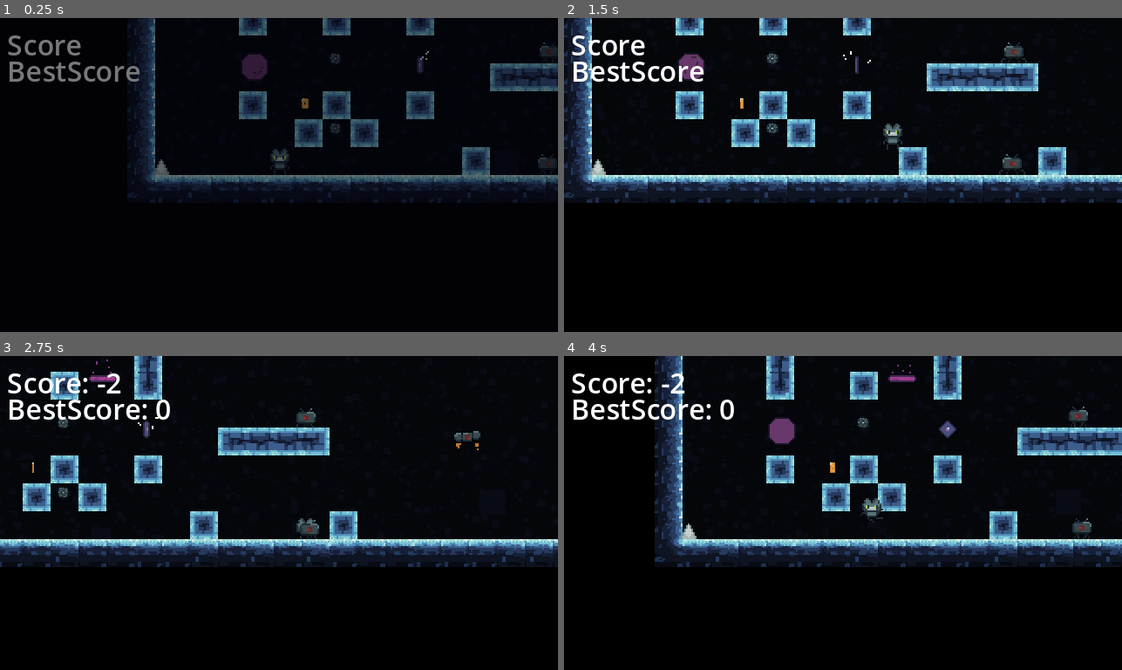
Above: before the commit, frames 1-4 (two rows, left to right).
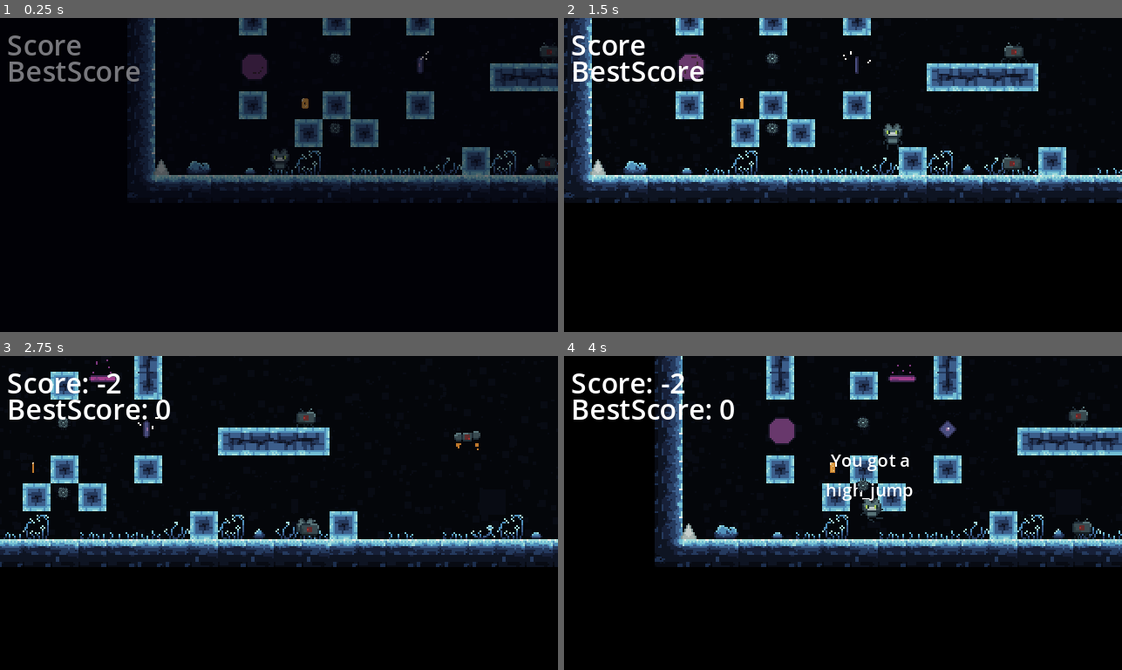
Above: after the commit, the same moments.

Repository: RonanDorn/RoboCatPlatformer
Game: Godot game, scene res://scenes/levels/test_level.tscn
Same seed, same stepped clock (60 frames per second), same inputs: the game is played once before the commit and once after it. This scene is started directly instead of the project's main scene.
Inputs:
- Up to frame 1 (0.25 s): no input
- Up to frame 2 (1.5 s): hold S (s) 0.53-1.28 s; hold D (right) from 0.53 s (still down); tap Space (jump) at 0.77, 0.8, 1.07, 1.35 s
- Up to frame 3 (2.75 s): tap Space (jump) at 1.52, 1.82, 2.3 s; tap S (s) at 1.55 s; release D (right) at 2.03 s; hold A (left) from 2.03 s (still down); hold S (s) from 2.03 s (still down)
- Up to frame 4 (4 s): release A (left) at 2.78 s; release S (s) at 2.78 s; hold D (right) from 2.78 s (still down); tap S (s) at 2.85 s; tap Space (jump) at 3.02, 3.32, 3.6, 3.77 s

The runs differ from the first frame. In frame 1, 0.6% of the frame differs, in the area x 33-100%, y 42-50%; in frame 2, 0.7%; in frame 3, 0.7%; in frame 4, 1.3%, in the area x 26-100%, y 31-59%.

Commit message:
SmallStaff

Diff:
--- a/character/player.gd
+++ b/character/player.gd
@@ -6,9 +6,10 @@
 @onready var coyote_timer			: Timer				 = $Timers/CoyoteTimer
 @onready var jump_buffer			: Timer				 = $Timers/JumpBuffer
 @onready var jump_timer				: Timer				 = $Timers/JumpTimer
-@onready var notification_timer		: Timer				 = $Timers/NotificationTimer
 @onready var portal_immune_timer	: Timer				 = $Timers/PortalImmuneTimer
 @onready var anim					: AnimatedSprite2D	 = $AnimatedSprite2D
+@onready var animation_player		:AnimationPlayer	 = $AnimationPlayer
+@onready var notification			:Label				 = $Notification
 
 @onready var checkpoint				: Vector2			 = self.position
 
@@ -25,7 +26,7 @@
 @export var extra_gravity			: int				 = 50
 @export var slide_speed				: int				 = 400
 @export var slide_acceleration		: int				 = 50
-@export var wall_jump_impulse		: Vector2			 = Vector2(45, -250)
+@export var wall_jump_impulse		: Vector2			 = Vector2(200, -250)
 
 var gravity						: int					 = 785
 var direction					: int
@@ -40,6 +41,7 @@
 	GlobalEvents.enter_in_hit_box.connect(hit_box)
 	GlobalEvents.new_checkpoint.connect(checkpoint_update)
 	GlobalEvents.send_portal_coord.connect(portal_to)
+	GlobalEvents.active_skill.connect(notification_skill)
 
 func _physics_process(delta):
 	direction = Input.get_axis("left", "right")
@@ -80,7 +82,7 @@
 			anim.play("idle")
 			velocity.x = move_toward(velocity.x, 0, friction * delta)
 
-		want_to_jump(delta)
+		want_to_jump()
 
 	elif !is_on_floor() and coyote_timer.time_left == 0:
 		current_state = STATE.FALL
@@ -89,7 +91,7 @@
 	if !is_on_floor():
 
 		if Input.is_action_just_released("jump") and !is_on_floor() and velocity.y < jump_cut_impulse:
-			cut_jump(delta)
+			cut_jump()
 
 		if direction != 0:
 			velocity.x = move_toward(velocity.x, speed * direction, air_acceleration * delta)
@@ -128,8 +130,8 @@
 		velocity.x = 0
 		velocity.y = move_toward(0, slide_speed, slide_acceleration)
 
-		if Input.is_action_just_pressed("jump") and direction == get_wall_normal().x and GameData.wall_jump:
-			velocity.x = wall_jump_impulse.x * direction
+		if Input.is_action_just_pressed("jump") and GameData.skills.wall_jump:
+			velocity.x = wall_jump_impulse.x * get_wall_normal().x
 			velocity.y = wall_jump_impulse.y
 			anim.play("wallJump")
 			current_state = STATE.FALL
@@ -144,29 +146,29 @@
 	self.global_position = checkpoint
 	current_state = STATE.MOVEMENT
 
-func want_to_jump(delta):
+func want_to_jump():
 
 	if Input.is_action_just_pressed("jump"):
 		if GameData.skills.high_jump and Input.is_action_pressed("s"):
-			high_jump(delta)
+			high_jump()
 		elif Input.is_action_just_pressed("jump"):
-			jump(delta)
+			jump()
 		else :
-			cut_jump(delta)
+			cut_jump()
 	if Input.is_action_just_released("jump"):
-		cut_jump(delta)
-
-func high_jump(delta):
+		cut_jump()
+
+func high_jump():
 	anim.play("jump")
 	is_jumping = true
 	velocity.y += high_jump_impulse
 
-func jump(delta):
+func jump():
 	anim.play("jump")
 	is_jumping = true
 	velocity.y += jump_impulse
 
-func cut_jump(delta):
+func cut_jump():
 	anim.play("jump")
 	is_cut_jump = true
 	velocity.y = jump_cut_impulse
@@ -209,9 +211,19 @@
 	if checkpoint !=checkpoint_position:
 		checkpoint = checkpoint_position
 		GlobalEvents.show_checkpoint_label.emit()
+		show_notification("CheckPoint")
 
 func portal_to(linked_portal_coordinate):
 	if portal_immune_timer.time_left == 0:
 		print("immune_timer")
 		self.position = linked_portal_coordinate
 		portal_immune_timer.start()
+
+func notification_skill(skill):
+	show_notification(skill)
+
+func show_notification(string):
+	notification.text = "You got a " + string
+	animation_player.play("NotificationOn")
+	await animation_player.animation_finished
+	animation_player.play("RESET")
--- a/character/player.tscn
+++ b/character/player.tscn
@@ -505,6 +505,43 @@
 [sub_resource type="RectangleShape2D" id="RectangleShape2D_vt7ge"]
 size = Vector2(7, 12)
 
+[sub_resource type="Animation" id="Animation_ogf78"]
+resource_name = "NotificationOn"
+length = 1.5
+tracks/0/type = "value"
+tracks/0/imported = false
+tracks/0/enabled = true
+tracks/0/path = NodePath("Notification:visible")
+tracks/0/interp = 1
+tracks/0/loop_wrap = true
+tracks/0/keys = {
+"times": PackedFloat32Array(0, 1.5),
+"transitions": PackedFloat32Array(1, 1),
+"update": 1,
+"values": [true, true]
+}
+
+[sub_resource type="Animation" id="Animation_s4fb3"]
+length = 0.001
+tracks/0/type = "value"
+tracks/0/imported = false
+tracks/0/enabled = true
+tracks/0/path = NodePath("Notification:visible")
+tracks/0/interp = 1
+tracks/0/loop_wrap = true
+tracks/0/keys = {
+"times": PackedFloat32Array(0),
+"transitions": PackedFloat32Array(1),
+"update": 1,
+"values": [false]
+}
+
+[sub_resource type="AnimationLibrary" id="AnimationLibrary_olkck"]
+_data = {
+"NotificationOn": SubResource("Animation_ogf78"),
+"RESET": SubResource("Animation_s4fb3")
+}
+
 [node name="Player" type="CharacterBody2D"]
 collision_layer = 2
 safe_margin = 0.1
@@ -531,10 +568,6 @@
 one_shot = true
 
 [node name="JumpTimer" type="Timer" parent="Timers"]
-one_shot = true
-
-[node name="NotificationTimer" type="Timer" parent="Timers"]
-wait_time = 1.5
 one_shot = true
 
 [node name="PortalImmuneTimer" type="Timer" parent="Timers"]
@@ -550,3 +583,20 @@
 drag_right_margin = 0.1
 
 [node name="Score" parent="." instance=ExtResource("10_eikmi")]
+
+[node name="Notification" type="Label" parent="."]
+visible = false
+offset_left = -46.0
+offset_top = -43.0
+offset_right = 46.0
+offset_bottom = -17.0
+theme_override_font_sizes/font_size = 10
+text = "Notification"
+horizontal_alignment = 1
+vertical_alignment = 1
+autowrap_mode = 2
+
+[node name="AnimationPlayer" type="AnimationPlayer" parent="."]
+libraries = {
+"": SubResource("AnimationLibrary_olkck")
+}
--- a/objects/cheap.gd
+++ b/objects/cheap.gd
@@ -1,8 +1,11 @@
 extends Node2D
 
 @export var skill_to_active : String
+@onready var animation_player = $AnimationPlayer
 
 func _on_area_2d_body_entered(body):
 	if body.name == "Player":
 		GlobalEvents.active_skill.emit(skill_to_active)
+		animation_player.play("FadeOutCheap")
+		await animation_player.animation_finished
 		queue_free()
--- a/objects/cheap.tscn
+++ b/objects/cheap.tscn
@@ -1,10 +1,70 @@
-[gd_scene load_steps=4 format=3 uid="uid://dmhm64n7ptmfh"]
+[gd_scene load_steps=7 format=3 uid="uid://dmhm64n7ptmfh"]
 
 [ext_resource type="Texture2D" uid="uid://dvda7v21orp68" path="res://assets/Chip.png" id="1_4qw6w"]
 [ext_resource type="Script" path="res://objects/cheap.gd" id="1_thw42"]
 
 [sub_resource type="CircleShape2D" id="CircleShape2D_nqb4c"]
 radius = 5.0
+
+[sub_resource type="Animation" id="Animation_pg11y"]
+length = 0.001
+tracks/0/type = "value"
+tracks/0/imported = false
+tracks/0/enabled = true
+tracks/0/path = NodePath("Area2D:visible")
+tracks/0/interp = 1
+tracks/0/loop_wrap = true
+tracks/0/keys = {
+"times": PackedFloat32Array(0),
+"transitions": PackedFloat32Array(1),
+"update": 1,
+"values": [false]
+}
+tracks/1/type = "value"
+tracks/1/imported = false
+tracks/1/enabled = true
+tracks/1/path = NodePath("Sprite2D:position")
+tracks/1/interp = 1
+tracks/1/loop_wrap = true
+tracks/1/keys = {
+"times": PackedFloat32Array(0),
+"transitions": PackedFloat32Array(1),
+"update": 0,
+"values": [Vector2(0, 0)]
+}
+
+[sub_resource type="Animation" id="Animation_cja8s"]
+resource_name = "FadeOutCheap"
+tracks/0/type = "value"
+tracks/0/imported = false
+tracks/0/enabled = true
+tracks/0/path = NodePath("Area2D:visible")
+tracks/0/interp = 1
+tracks/0/loop_wrap = true
+tracks/0/keys = {
+"times": PackedFloat32Array(0, 1),
+"transitions": PackedFloat32Array(1, 1),
+"update": 1,
+"values": [false, false]
+}
+tracks/1/type = "value"
+tracks/1/imported = false
+tracks/1/enabled = true
+tracks/1/path = NodePath("Sprite2D:position")
+tracks/1/interp = 1
+tracks/1/loop_wrap = true
+tracks/1/keys = {
+"times": PackedFloat32Array(0, 1),
+"transitions": PackedFloat32Array(1, 1),
+"update": 0,
+"values": [Vector2(0, 0), Vector2(0, -15)]
+}
+
+[sub_resource type="AnimationLibrary" id="AnimationLibrary_j7xwj"]
+_data = {
+"FadeOutCheap": SubResource("Animation_cja8s"),
+"RESET": SubResource("Animation_pg11y")
+}
 
 [node name="Cheap" type="Node2D"]
 script = ExtResource("1_thw42")
@@ -14,10 +74,16 @@
 texture = ExtResource("1_4qw6w")
 
 [node name="Area2D" type="Area2D" parent="."]
+visible = false
 collision_layer = 0
 collision_mask = 2
 
 [node name="CollisionShape2D" type="CollisionShape2D" parent="Area2D"]
 shape = SubResource("CircleShape2D_nqb4c")
 
+[node name="AnimationPlayer" type="AnimationPlayer" parent="."]
+libraries = {
+"": SubResource("AnimationLibrary_j7xwj")
+}
+
 [connection signal="body_entered" from="Area2D" to="." method="_on_area_2d_body_entered"]
--- a/scenes/levels/test_level.tscn
+++ b/scenes/levels/test_level.tscn
@@ -296,6 +296,21 @@
 
 [sub_resource type="RectangleShape2D" id="RectangleShape2D_ywuwa"]
 size = Vector2(15, 5)
+
+[sub_resource type="Animation" id="Animation_y8ok7"]
+length = 0.001
+tracks/0/type = "value"
+tracks/0/imported = false
+tracks/0/enabled = true
+tracks/0/path = NodePath("../PathFollow2D:progress")
+tracks/0/interp = 1
+tracks/0/loop_wrap = true
+tracks/0/keys = {
+"times": PackedFloat32Array(0),
+"transitions": PackedFloat32Array(1),
+"update": 0,
+"values": [0.0]
+}
 
 [sub_resource type="Animation" id="Animation_5h7ll"]
 resource_name = "new_animation"
@@ -314,21 +329,6 @@
 "values": [0.0, 203.6]
 }
 
-[sub_resource type="Animation" id="Animation_y8ok7"]
-length = 0.001
-tracks/0/type = "value"
-tracks/0/imported = false
-tracks/0/enabled = true
-tracks/0/path = NodePath("../PathFollow2D:progress")
-tracks/0/interp = 1
-tracks/0/loop_wrap = true
-tracks/0/keys = {
-"times": PackedFloat32Array(0),
-"transitions": PackedFloat32Array(1),
-"update": 0,
-"values": [0.0]
-}
-
 [sub_resource type="AnimationLibrary" id="AnimationLibrary_d1v8i"]
 _data = {
 "RESET": SubResource("Animation_y8ok7"),
@@ -342,7 +342,7 @@
 [node name="ParallaxBG" parent="." instance=ExtResource("2_ipk6d")]
 
 [node name="TileMap2" parent="." instance=ExtResource("3_q6u4o")]
-layer_0/tile_data = PackedInt32Array(3866624, 1114112, 8, 38 …(127901 unchanged characters)… , 1376284, 131072, 5, 1441820, 196608, 5)
+layer_0/tile_data = PackedInt32Array(3866624, 1114112, 8, 38 …(127901 unchanged characters)… , 1376284, 131072, 5, 1441820, 196608, 5, 2555906, 196608, 9, 2555908, 131072, 8, 2555909, 65536, 8, 2555910, 262144, 8, 2555912, 65536, 8, 2555913, 0, 8, 2555914, 0, 9, 2555915, 262144, 9, 2555917, 262144, 8, 2555918, 458752, 8, 2555919, 262144, 9, 2555920, 0, 9, 2555923, 0, 8, 2555925, 65536, 8, 2555926, 327680, 9, 2555927, 262144, 8, 2555928, 131072, 8, 2555929, 458752, 9, 2555930, 0, 9, 2555932, 131072, 8, 2555933, 196608, 8, 2555937, 458752, 8, 2555938, 131072, 9, 2555939, 262144, 8, 2555940, 262144, 9, 2555941, 131072, 8, 2555946, 0, 8, 2555948, 458752, 9, 2555950, 131072, 9, 2555952, 131072, 8, 2555953, 65536, 9, 2555954, 262144, 9, 2555955, 131072, 9, 2555957, 131072, 8, 2555959, 327680, 9, 2555961, 262144, 9, 2555965, 131072, 8, 2555967, 0, 8, 2555972, 0, 9, 2555968, 131072, 9, 2555970, 65536, 8, 2555975, 65536, 8)
 
 [node name="Player" parent="." instance=ExtResource("4_p7y22")]
 position = Vector2(87, 640)
@@ -404,14 +404,14 @@
 curve = SubResource("Curve2D_qi5my")
 
 [node name="PathFollow2D" type="PathFollow2D" parent="FlyBot"]
-position = Vector2(-3.22066, -26.4742)
+position = Vector2(-26, 2)
 rotates = false
 
 [node name="RemoteTransform2D" type="RemoteTransform2D" parent="FlyBot/PathFollow2D"]
 remote_path = NodePath("../../Character")
 
 [node name="Character" type="CharacterBody2D" parent="FlyBot"]
-position = Vector2(-3.22064, -26.4742)
+position = Vector2(-26, 2)
 collision_layer = 4
 
 [node name="AnimatedSprite2D" type="AnimatedSprite2D" parent="FlyBot/Character"]
@@ -442,3 +442,7 @@
 [node name="Cheap2" parent="." instance=ExtResource("10_dygy8")]
 position = Vector2(119, 573)
 skill_to_active = "double_jump"
+
+[node name="Cheap3" parent="." instance=ExtResource("10_dygy8")]
+position = Vector2(518, 619)
+skill_to_active = "wall_jump"
Not shown: 1 places in character/player.tscn that only renumber resources
